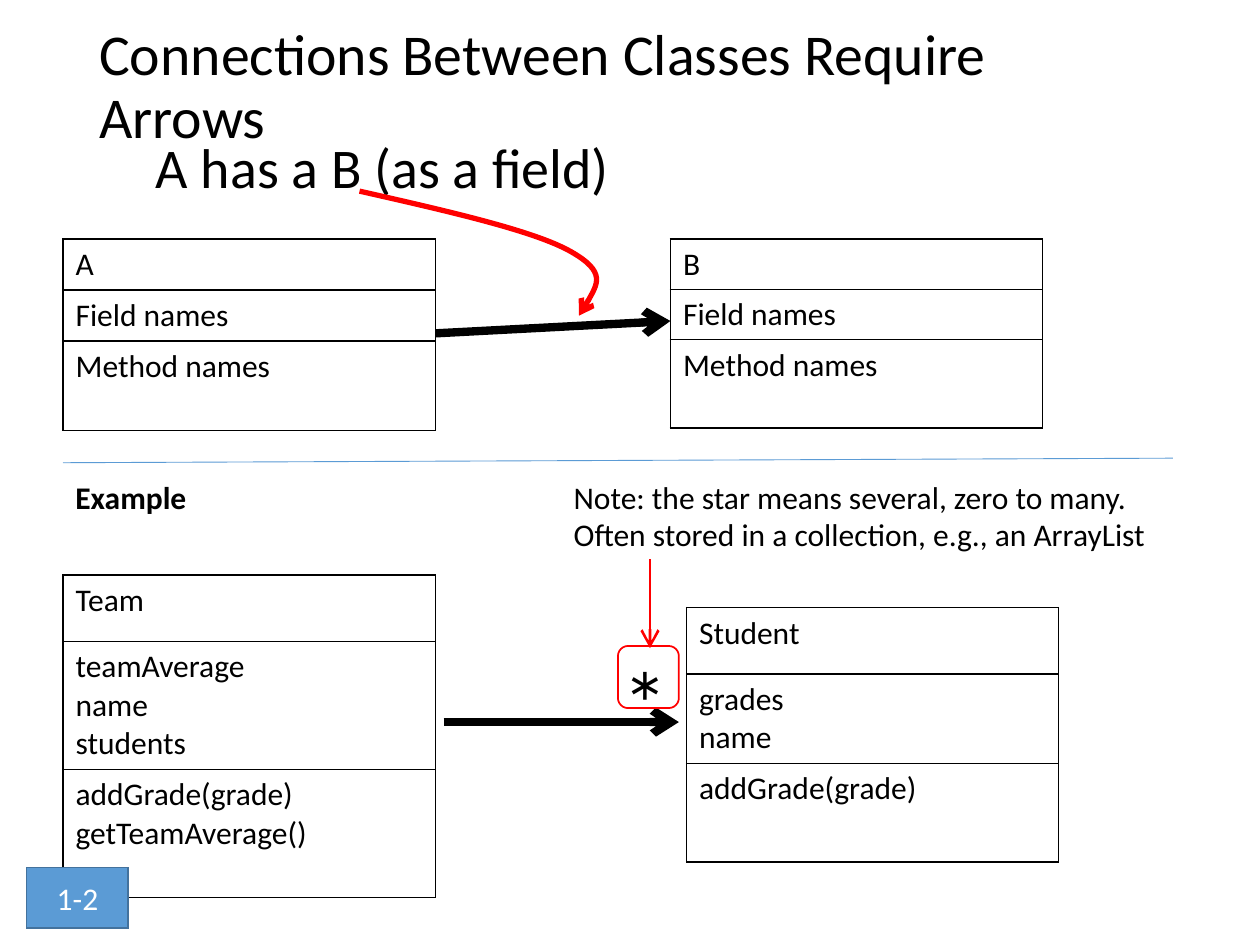
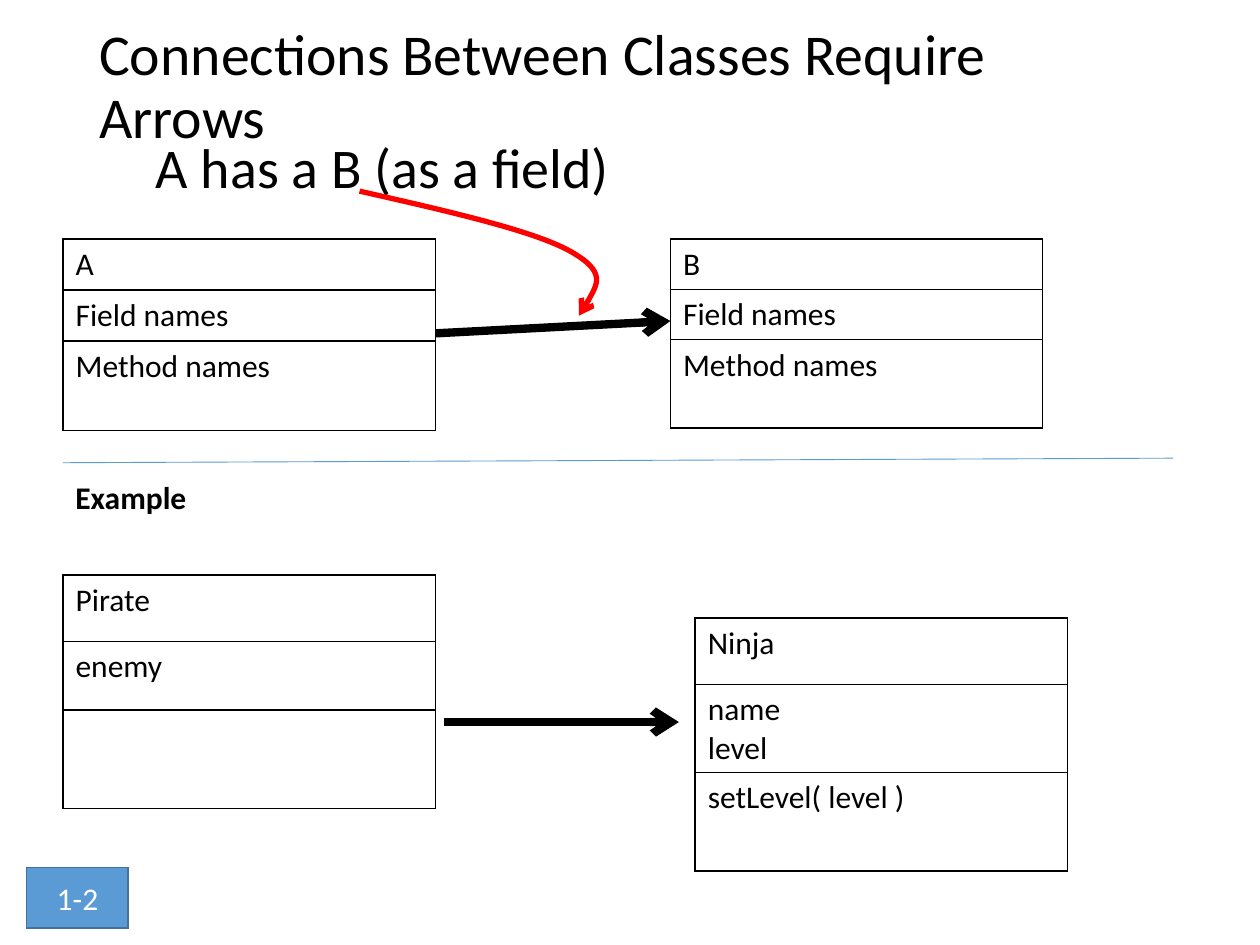
Before and after one commit to RHIT-CSSE/csse220, a slide deck: slide 10 of ClassMaterials/SETechniques/Slides/SoftwareEngineeringTechniques.pptx (slide 9 before the commit). Drawn at 1260x945 pixels with LibreOffice and Linux fonts; fonts in the diff are those of the drawing. Boxes give left, top, right and bottom in pixels: in the first picture for what was removed or moved away, otherwise in the second. Text is boxed around its words. In the diff, an @@ line names an element or a change of style, - is before the commit and + after.

```diff
--- a/ClassMaterials/SETechniques/Slides/SoftwareEngineeringTechniques.pptx
+++ b/ClassMaterials/SETechniques/Slides/SoftwareEngineeringTechniques.pptx
@@ text removed at box(574, 487, 1145, 552) @@
-Note: the star means several, zero to many. Often stored in a collection, e.g., an ArrayList
@@ arrow removed from (650, 559) to (650, 648) @@
@@ table at box(63, 575, 435, 808) @@
-row 1, column 1: Team
+row 1, column 1: Pirate
-row 2, column 1: teamAverage / name / students
+row 2, column 1: enemy
-row 3, column 1: addGrade(grade) / getTeamAverage()
+row 3, column 1: 
@@ table at box(696, 617, 1067, 852) @@
-row 1, column 1: Student
+row 1, column 1: Ninja
-row 2, column 1: grades / name
+row 2, column 1: name / level
-row 3, column 1: addGrade(grade)
+row 3, column 1: setLevel( level )
@@ table: place and size @@
-table at box(687, 607, 1058, 842)
+table at box(696, 617, 1067, 852)
@@ text removed at box(617, 646, 670, 752) @@
-*
@@ rounded rectangle removed at box(617, 646, 678, 708) @@
```
Also in this commit, not shown: 33 other slides changed, 11 slides added, 3 slides removed.
